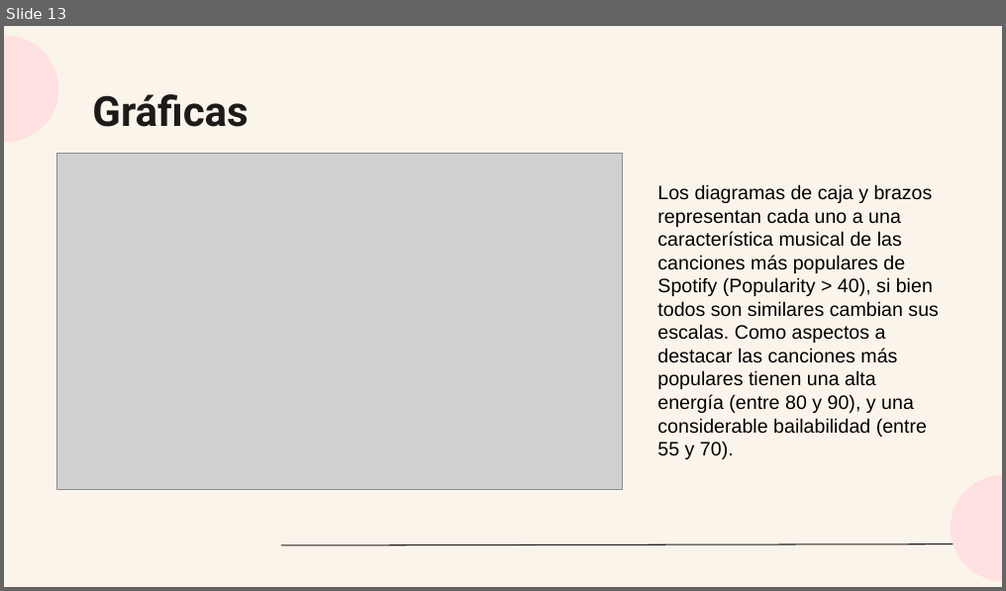
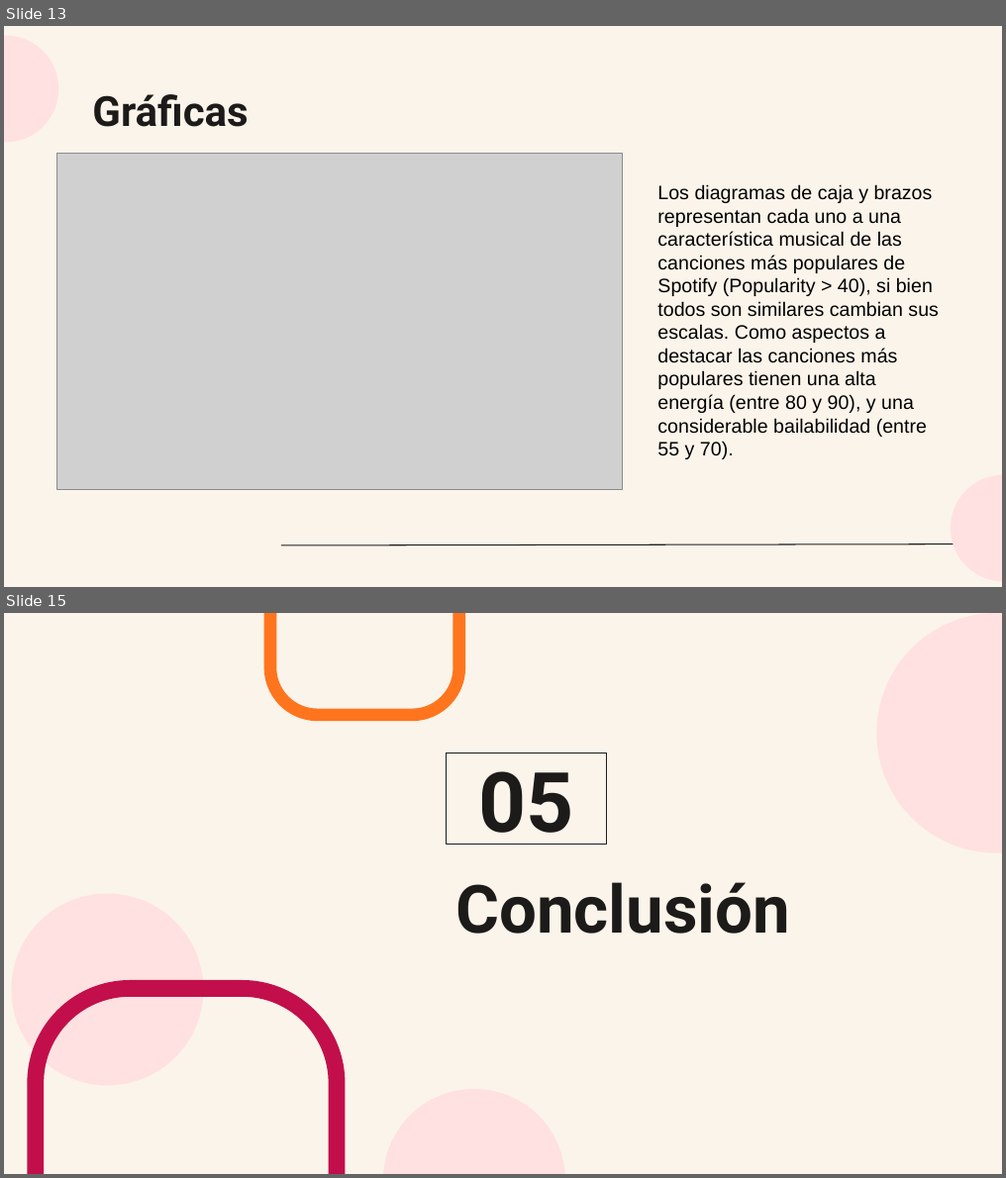
Before and after one commit to BarcinaMatias/Data-Science-II, a slide deck: Presentación DS II Matias Barcina.pptx. Shown one above the other, each under a label of ours: slide 13 before the commit, slides 13 and 15 after it; the slides between them are not shown. The pictures are 1006x591 and 1006x1178 pixels, drawn with LibreOffice and Linux fonts; fonts in the diff are those of the drawing; grey boxes stand for pictures. Boxes give left, top, right and bottom in pixels: in the first picture for what was removed or moved away, otherwise in the second. Text is boxed around its words. In the diff, an @@ line names an element or a change of style, - is before the commit and + after.

```diff
--- a/Presentación DS II Matias Barcina.pptx
+++ b/Presentación DS II Matias Barcina.pptx
@@ slide 15 added at (x1=4, y1=613, x2=1002, y2=1174), background #FBF4EA @@
@@ round same rect added at (x1=270, y1=613, x2=459, y2=715), outline #FF751E 9 pt @@
@@ ellipse added at (x1=876, y1=613, x2=1002, y2=854), fill #FFE1E1 @@
@@ title added at (x1=447, y1=753, x2=607, y2=845), outline #1C1B19 0.75 pt, 60 pt, text #1C1B19, bold @@
+05
@@ ellipse added at (x1=11, y1=893, x2=203, y2=1085), fill #FFE1E1 @@
@@ title added at (x1=455, y1=882, x2=790, y2=934), 48 pt, text #1C1B19, bold @@
+Conclusión
@@ round same rect added at (x1=36, y1=988, x2=338, y2=1174), outline #C20F4C 12 pt @@
@@ ellipse added at (x1=383, y1=1089, x2=564, y2=1174), fill #FFE1E1 @@
```
Also in this commit, not shown: 2 slides changed, 1 other slide added.
